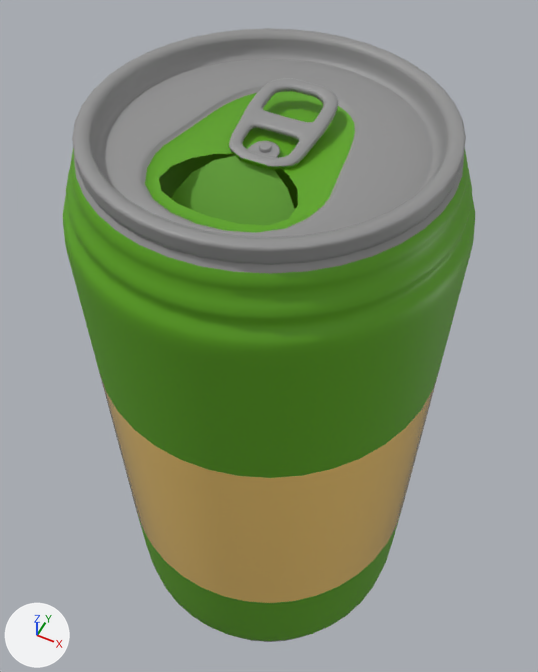
Two versions of the glTF model public/model/can.gltf, one commit apart.
Before and after are seen from a 50 mm lens placed at (3.55, -7.21, 15.92), pointed at (-0.36, 0.61, 6.14). Lighting does not change. The marker at lower left points along +X, +Y and +Z. Where no turn or scale is listed for an object, it has been applied to the vertices. Vertices at the same position are counted once.

The first picture shows 'beer_1', 'beer_2', 'beer_3'.
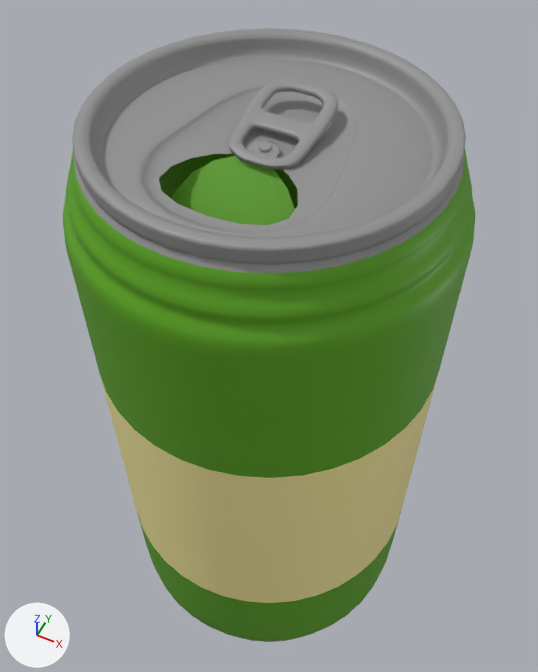
Boxes (x1, y1, x2, y2) around the edits, measured in the pictures (538 x 672 px):
```json
{"object": "beer_2", "change": "recoloured, surface changed", "before": [101, 378, 437, 603], "after": [101, 378, 437, 603]}
{"part": 1, "of": "me_mesh_0", "change": "deleted", "before": [145, 91, 355, 233]}
{"part": 2, "of": "me_mesh_0", "change": "deleted", "before": [230, 149, 299, 169]}
{"part": 3, "of": "me_mesh_2", "change": "built on", "after": [145, 91, 355, 233]}
```

Edits to the scene script, one JSON object a line:
```json
{"op": "set", "path": "mat_color_2.base_color", "old": "(0.949, 0.624, 0.173)", "new": "(1.0, 0.882, 0.367)", "note": "orange #f9cf73 -> yellow #fff1a3"}
{"op": "set", "path": "mat_color_2.roughness", "old": "0.0", "new": "0.4"}
{"block": "me_mesh_0", "where": "# used by ob_beer_1; location = (0.0, 0.0, 9.18)"}
{"op": "remove", "block": "me_mesh_0", "code": "me_mesh_0.from_pydata(...)  # 1784 vertices, 3152 faces; spans x -2.74..2.68, y -2.77..2.66, z -8.32..1.45"}
{"op": "add", "block": "me_mesh_0", "code": "me_mesh_0.from_pydata(...)  # 1248 vertices, 2192 faces; spans x -2.74..2.68, y -2.77..2.66, z -8.32..1.44"}
{"block": "me_mesh_0", "change": "me_mesh_0 part 1: the loose piece of 140 vertices spanning x -1.15..1.09, y -1.83..1.17, z 1.4..1.44 is deleted"}
{"block": "me_mesh_0", "change": "me_mesh_0 part 2: 396 vertices removed from x -0.46..0.51, y -0.54..-0.11, z 1.39..1.45"}
{"block": "me_mesh_2", "where": "# used by ob_beer_3; location = (0.0, 0.0, 9.18)"}
{"op": "remove", "block": "me_mesh_2", "code": "me_mesh_2.from_pydata(...)  # 3534 vertices, 6772 faces; spans x -2.64..2.58, y -2.67..2.56, z -9.16..1.75"}
{"op": "add", "block": "me_mesh_2", "code": "me_mesh_2.from_pydata(...)  # 3974 vertices, 7732 faces; spans x -2.64..2.58, y -2.67..2.56, z -9.16..1.75"}
{"block": "me_mesh_2", "change": "me_mesh_2 part 3: 3 vertices moved within x -0.44..0.3, y -0.5..-0.3, z 1.43..1.44; 440 vertices added at x -1.1..1.04, y -1.78..1.01, z 1.37..1.44"}
```
